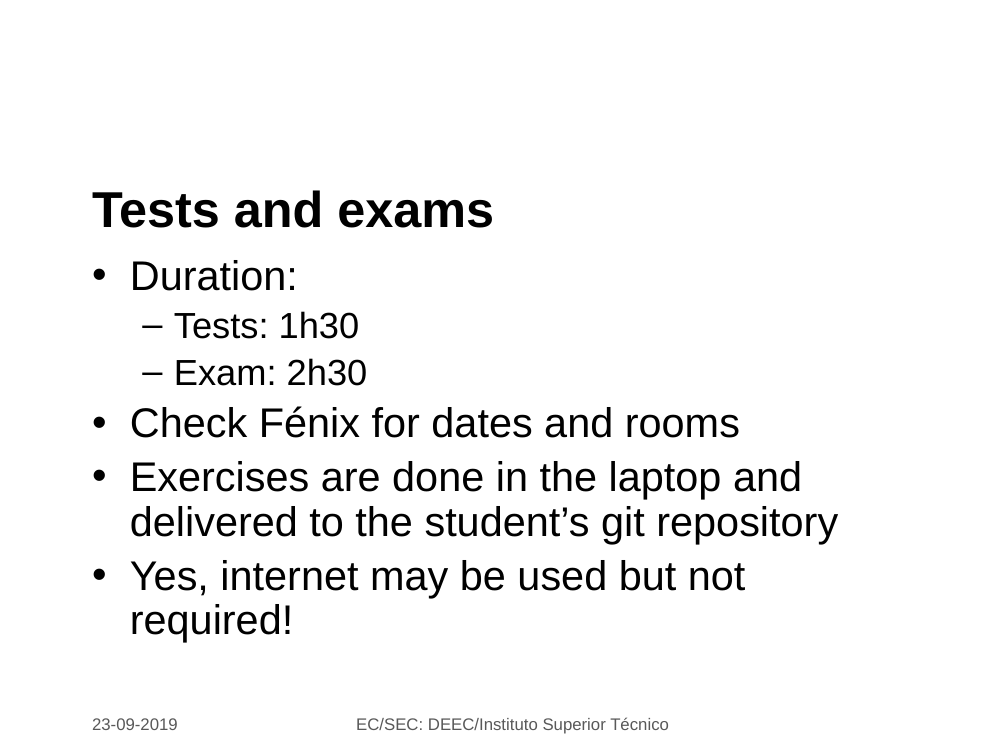
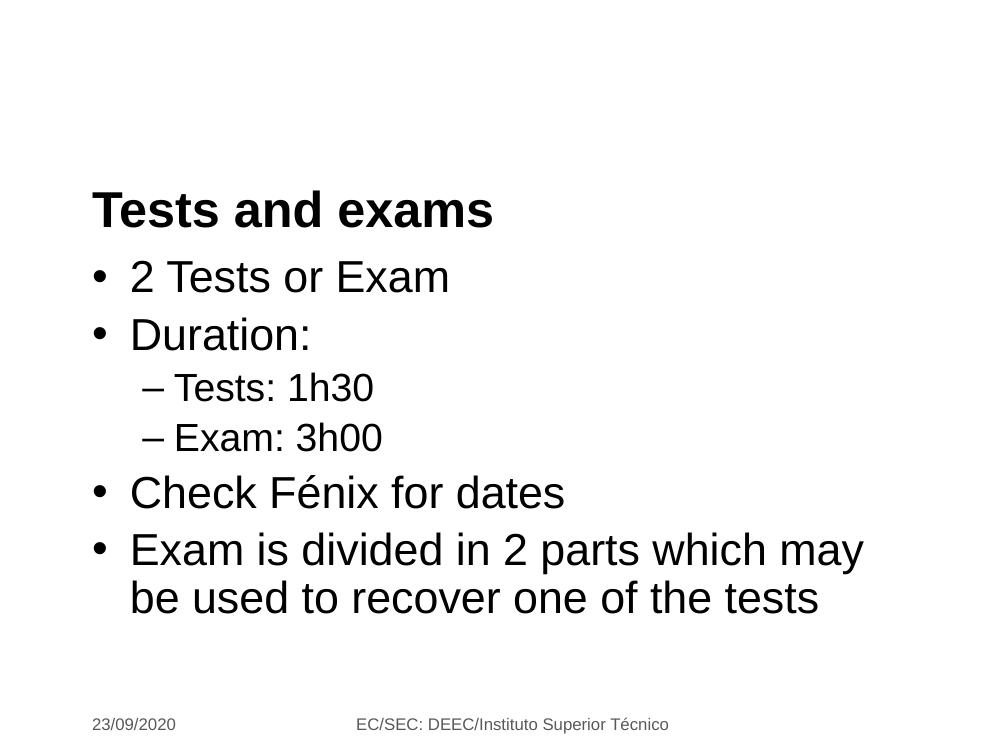
Before and after one commit to jjts/ist-sec, a slide deck: slide 9 of lectures/l1_intro/l1.odp (slide 6 before the commit). Drawn at 1008x756 pixels with LibreOffice and Linux fonts; fonts in the diff are those of the drawing; background and template pictures are left out. Boxes give left, top, right and bottom in pixels: in the first picture for what was removed or moved away, otherwise in the second. Text is boxed around its words. In the diff, an @@ line names an element or a change of style, - is before the commit and + after.

```diff
--- a/lectures/l1_intro/l1.odp
+++ b/lectures/l1_intro/l1.odp
@@ text at (130, 260, 451, 293): paragraph added @@
+• 2 Tests or Exam
@@ text at (130, 317, 374, 402): size 29.6 to 32 pt in "Duration:"; size 25.9 to 28 pt in "Tests: 1h30" @@
@@ text at (130, 422, 864, 614): text changed; size 29.6 to 32 pt @@
-  – Exam: 2h30
-• Check Fénix for dates and rooms
-• Exercises are done in the laptop and delivered to the student’s git repository
-• Yes, internet may be used but not required!
+  – Exam: 3h00
+• Check Fénix for dates
+• Exam is divided in 2 parts which may be used to recover one of the tests
@@ text at (92, 718, 176, 730): text changed @@
-23-09-2019
+23/09/2020
```
Also in this commit, not shown: 9 other slides changed, 10 slides added, 2 slides removed, 10 other files.
